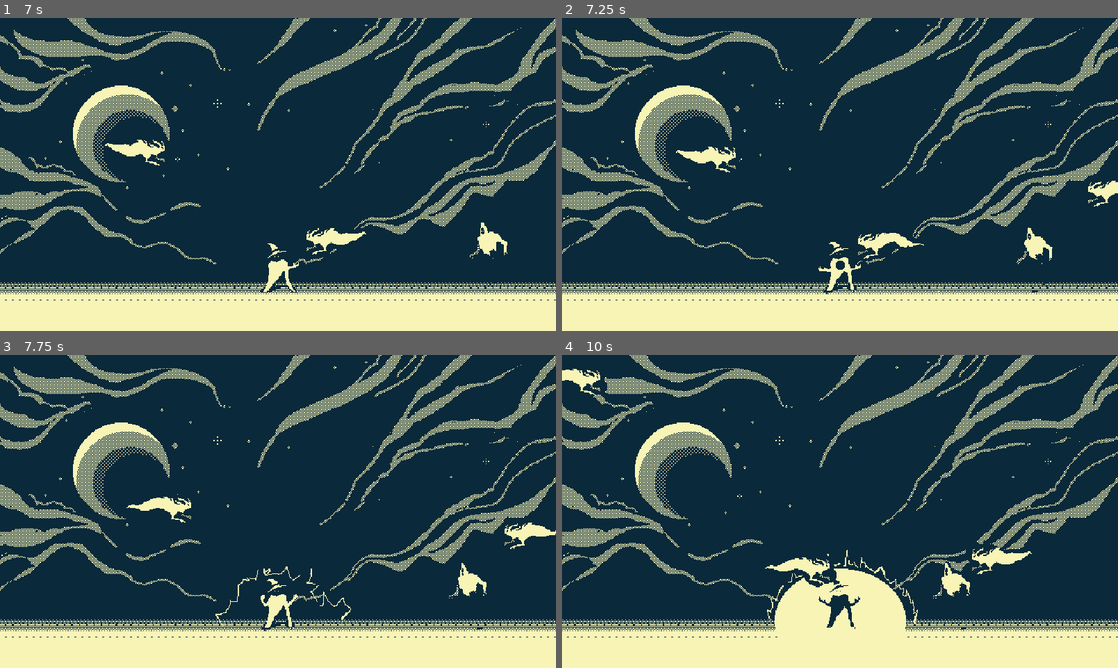
Above: before the commit, frames 1-4 (two rows, left to right).
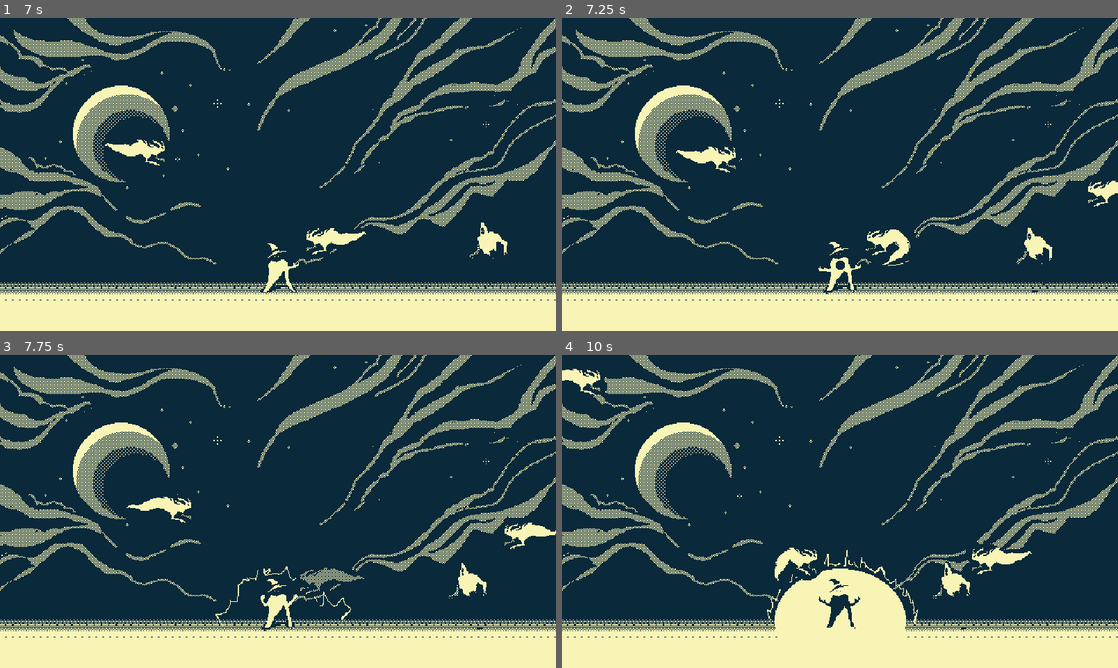
Above: after the commit, the same moments.

Repository: napstyy/shock
Game: Godot game, scene res://scenes/test.tscn
Same seed, same stepped clock (60 frames per second), same inputs: the game is played once before the commit and once after it. This scene is started directly instead of the project's main scene.
Inputs:
- Up to frame 1 (7 s): tap Enter at 0.5 s; tap 1 (Attack1) every 1.5 s from 0.6 to 6.6 s; tap 2 (Attack2) every 1.5 s from 1.35 to 5.85 s
- Up to frame 2 (7.25 s): no input
- Up to frame 3 (7.75 s): tap 2 (Attack2) at 7.35 s
- Up to frame 4 (10 s): tap 1 (Attack1) at 8.1, 9.6 s; tap 2 (Attack2) at 8.85 s

Frame 1 is identical in both runs. In frame 2, 0.3% of the frame differs, in the area x 53-66%, y 67-80%; in frame 3, 0.2%; in frame 4, 0.6%, in the area x 36-50%, y 61-75%.

Commit message:
geist death animations

Diff:
--- a/prefabs/enemies/geist.tscn
+++ b/prefabs/enemies/geist.tscn
@@ -3,6 +3,7 @@
 [ext_resource type="Texture2D" uid="uid://drle2j3wwdxbw" path="res://assets/Monster3ATTACK.png" id="1_3qxr0"]
 [ext_resource type="Script" uid="uid://crqr7ps8ymb2c" path="res://scripts/enemy/geist.gd" id="1_mrlc4"]
 [ext_resource type="Texture2D" uid="uid://ycefrcf1mc2b" path="res://assets/Monster3MOVE.png" id="2_mrlc4"]
+[ext_resource type="Texture2D" uid="uid://drrf7feebmjqv" path="res://assets/GeistDEATH.png" id="3_f2oln"]
 
 [sub_resource type="AtlasTexture" id="AtlasTexture_3qxr0"]
 atlas = ExtResource("1_3qxr0")
@@ -23,6 +24,14 @@
 [sub_resource type="AtlasTexture" id="AtlasTexture_mu5a0"]
 atlas = ExtResource("1_3qxr0")
 region = Rect2(788, 0, 197, 142)
+
+[sub_resource type="AtlasTexture" id="AtlasTexture_fgb5y"]
+atlas = ExtResource("3_f2oln")
+region = Rect2(0, 0, 197, 142)
+
+[sub_resource type="AtlasTexture" id="AtlasTexture_kvve2"]
+atlas = ExtResource("3_f2oln")
+region = Rect2(197, 0, 197, 142)
 
 [sub_resource type="AtlasTexture" id="AtlasTexture_4660s"]
 atlas = ExtResource("2_mrlc4")
@@ -80,6 +89,17 @@
 }, {
 "frames": [{
 "duration": 1.0,
+"texture": SubResource("AtlasTexture_fgb5y")
+}, {
+"duration": 1.0,
+"texture": SubResource("AtlasTexture_kvve2")
+}],
+"loop": false,
+"name": &"death",
+"speed": 5.0
+}, {
+"frames": [{
+"duration": 1.0,
 "texture": SubResource("AtlasTexture_4660s")
 }, {
 "duration": 1.0,
--- a/scripts/enemy/geist.gd
+++ b/scripts/enemy/geist.gd
@@ -14,8 +14,24 @@
 	velocity = direction * speed
 	move_and_slide()
 
+var is_attacking: bool = false
+
 func attack() -> void:
+	is_attacking = true
+	set_physics_process(false)
+	$AnimatedSprite2D.speed_scale = 4.0
 	$AnimatedSprite2D.play("attack")
+	await $AnimatedSprite2D.animation_finished
+	is_attacking = false
+
+func die() -> void:
+	set_physics_process(false)
+	if is_attacking:
+		await $AnimatedSprite2D.animation_finished
+	$AnimatedSprite2D.speed_scale = 2.0
+	$AnimatedSprite2D.play("death")
+	await $AnimatedSprite2D.animation_finished
+	queue_free()
 
 func _physics_process(delta: float) -> void:
 	move(player.global_position)
Binary file added: assets/GeistDEATH.png
Not shown, added: assets/GeistDEATH.png.import
